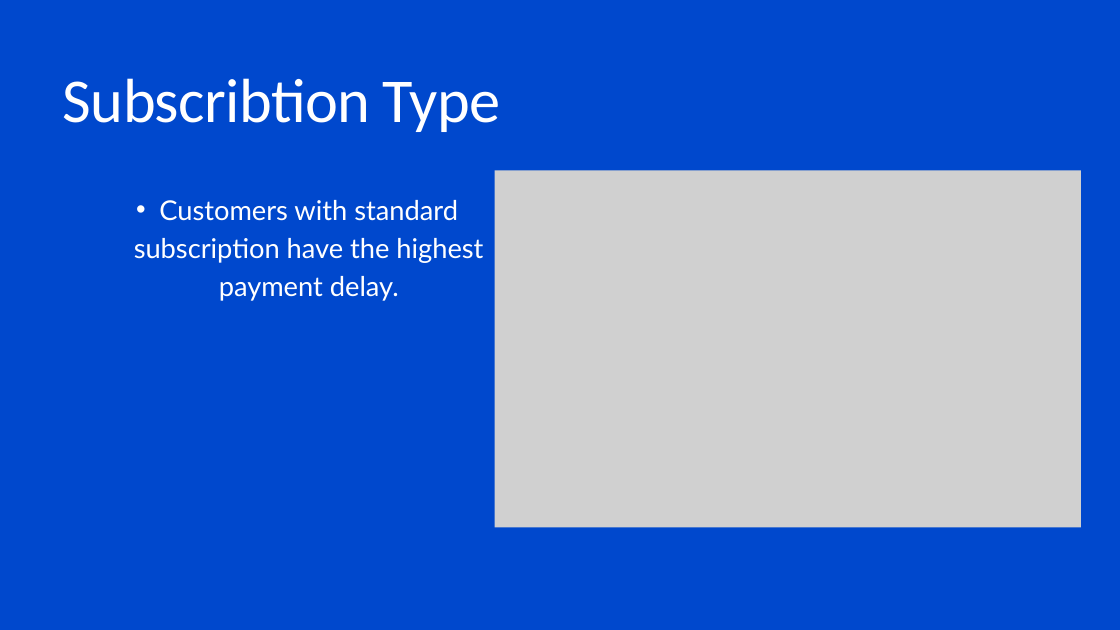
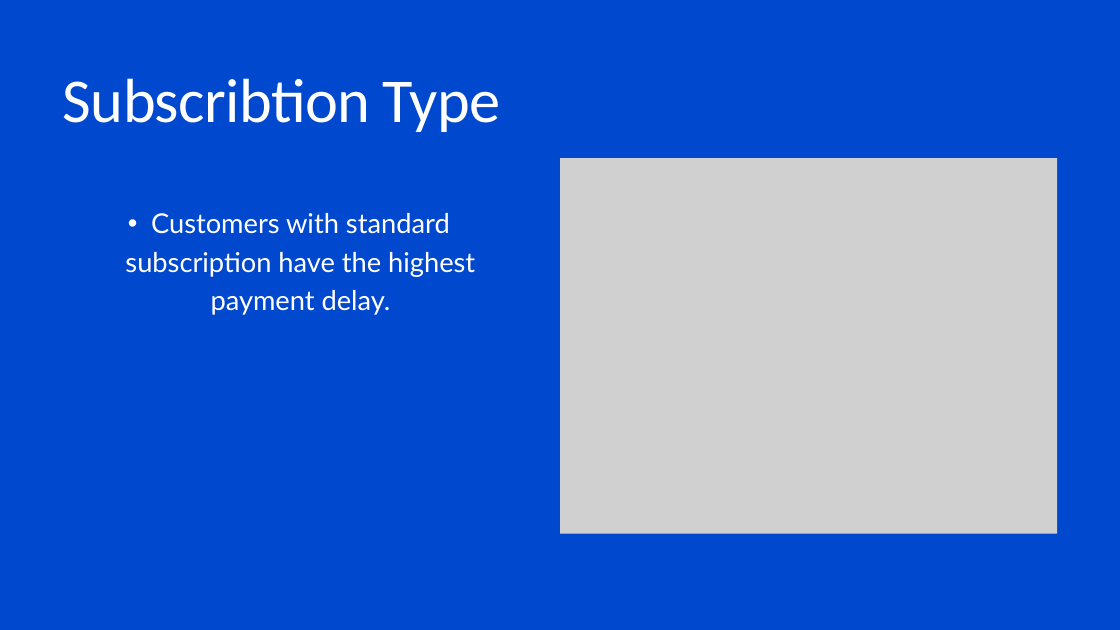
Before and after one commit to Mostafadars/Data-Analysis-DEPI, a slide deck: slide 13 of Customer Churn/Customer Churn Presentation.pptx (slide 9 before the commit). Drawn at 1120x630 pixels with LibreOffice and Linux fonts; fonts in the diff are those of the drawing; grey boxes stand for pictures. Boxes give left, top, right and bottom in pixels: in the first picture for what was removed or moved away, otherwise in the second. Text is boxed around its words. In the diff, an @@ line names an element or a change of style, - is before the commit and + after.

```diff
--- a/Customer Churn/Customer Churn Presentation.pptx
+++ b/Customer Churn/Customer Churn Presentation.pptx
@@ picture: place and size @@
-picture at (494, 170, 1081, 527)
+picture at (560, 158, 1057, 534)
@@ text "Customers with standard subscription have ...": place and size @@
-text "Customers with standard subscription have ..." at (134, 200, 483, 301)
+text "Customers with standard subscription have ..." at (125, 213, 475, 315)
```
Also in this commit, not shown: 10 other slides changed, 6 slides added, 2 slides removed, 1 other file.
